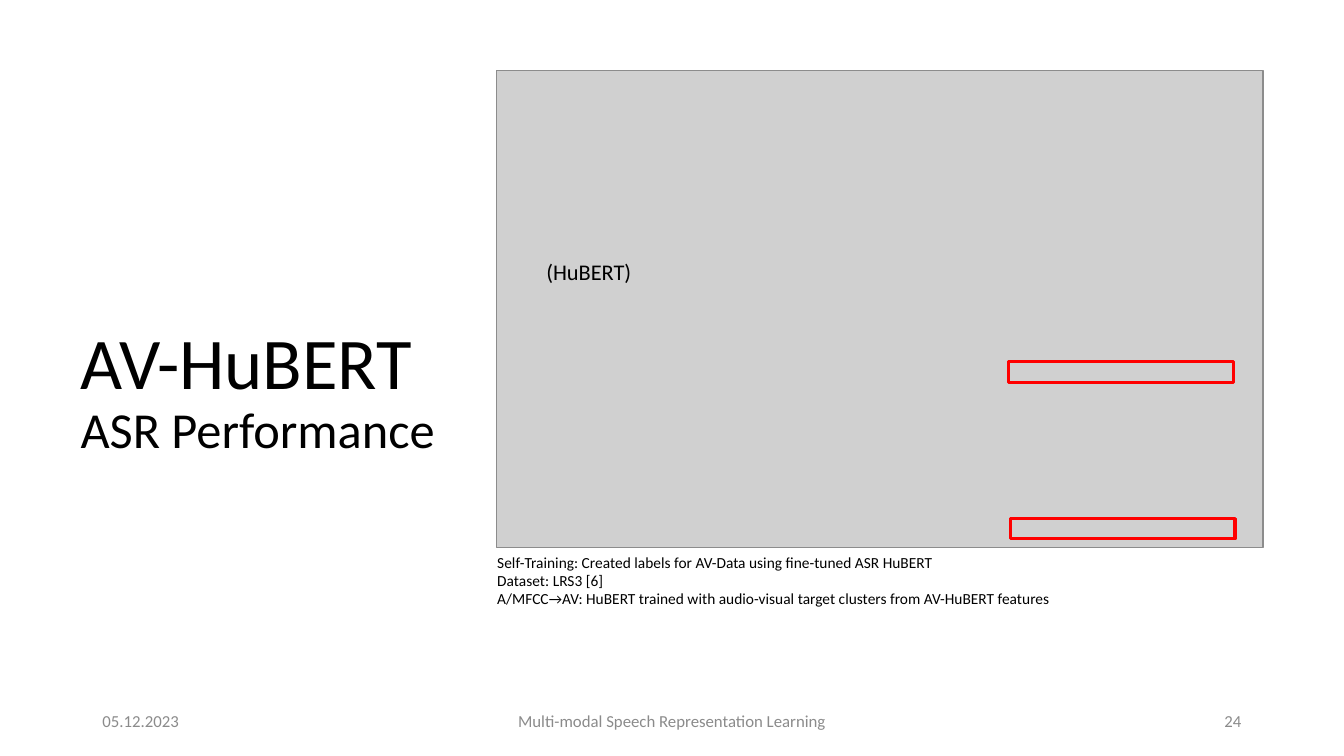
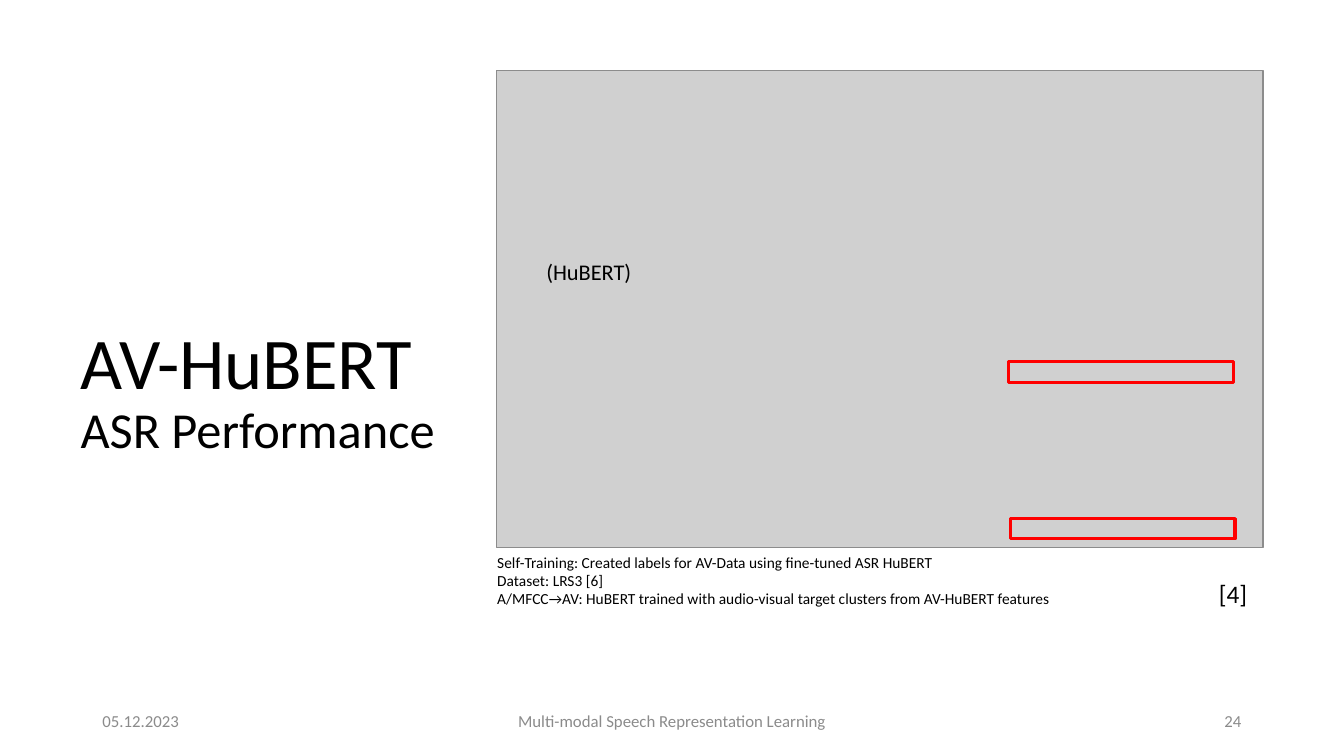
Before and after one commit to carlos-schmidt/nn-seminar, a slide deck: slide 24 of presentation.pptx. Drawn at 1344x756 pixels with LibreOffice and Linux fonts; fonts in the diff are those of the drawing; grey boxes stand for pictures. Boxes give left, top, right and bottom in pixels: in the first picture for what was removed or moved away, otherwise in the second. Text is boxed around its words. In the diff, an @@ line names an element or a change of style, - is before the commit and + after.

```diff
--- a/presentation.pptx
+++ b/presentation.pptx
@@ text added at (1219,584,1247,607), 18 pt, text #000000 @@
+[4]
```
Also in this commit, not shown: 6 other slides changed, 1 slide added, 1 other file.
